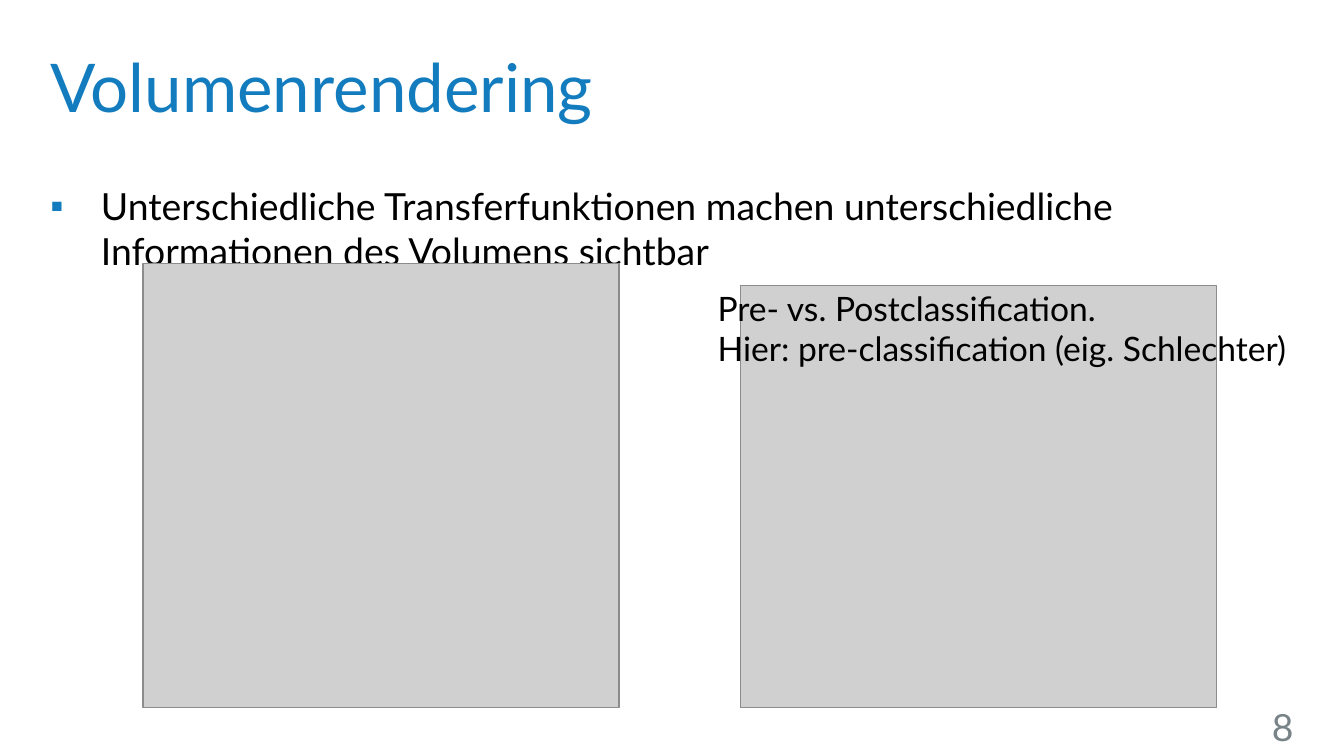
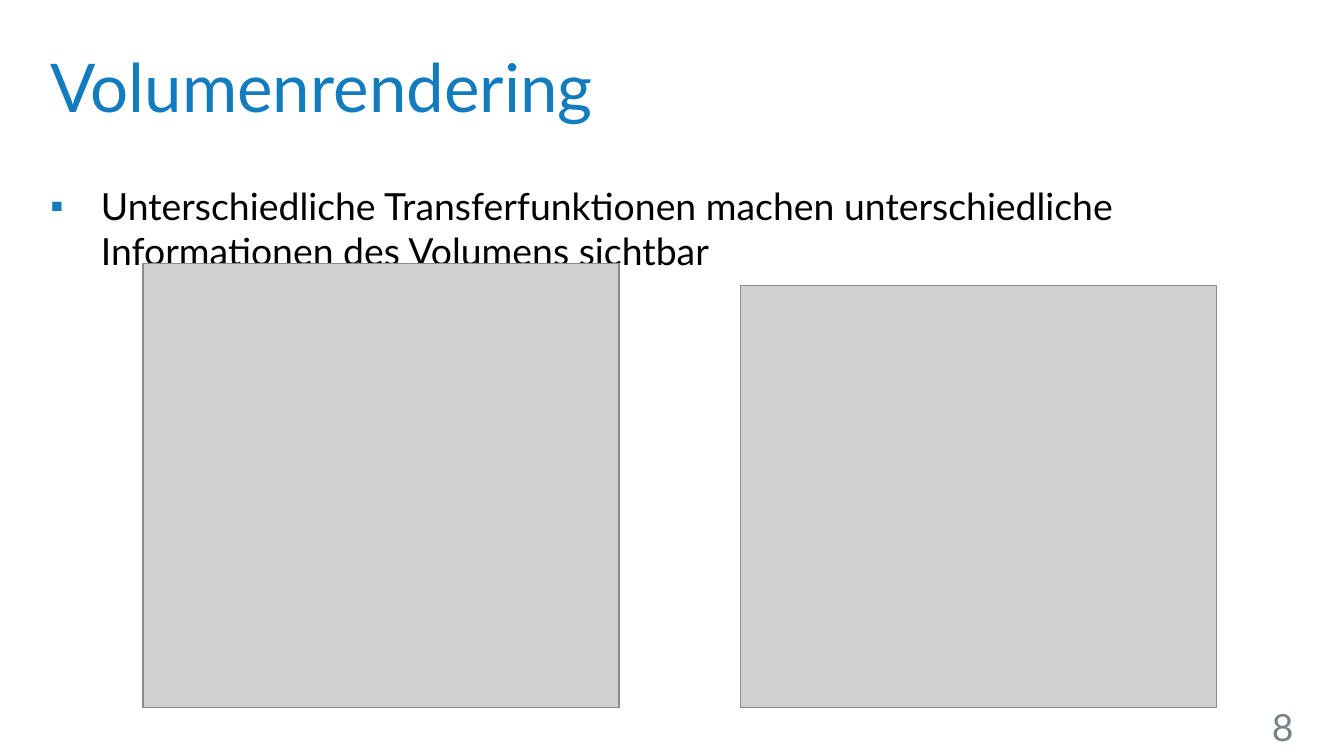
Before and after one commit to UniStuttgart-VISUS/FoveatedVolumeRendering, a slide deck: slide 8 of Dokumente/Vortrag/Wahrnehmungsorientiertes_Volumen-Rendering.pptx. Drawn at 1344x756 pixels with LibreOffice and Linux fonts; fonts in the diff are those of the drawing; grey boxes stand for pictures; background and template pictures are left out. Boxes give left, top, right and bottom in pixels: in the first picture for what was removed or moved away, otherwise in the second. Text is boxed around its words. In the diff, an @@ line names an element or a change of style, - is before the commit and + after.

Commit message:
Vortrag: Pre- vs. Postclassification in Notizen verschoben.

```diff
--- a/Dokumente/Vortrag/Wahrnehmungsorientiertes_Volumen-Rendering.pptx
+++ b/Dokumente/Vortrag/Wahrnehmungsorientiertes_Volumen-Rendering.pptx
@@ text removed at (718,292,1286,368) @@
-Pre- vs. Postclassification.
-Hier: pre-classification (eig. Schlechter)
```
Also in this commit, not shown: 1 other slide changed.
